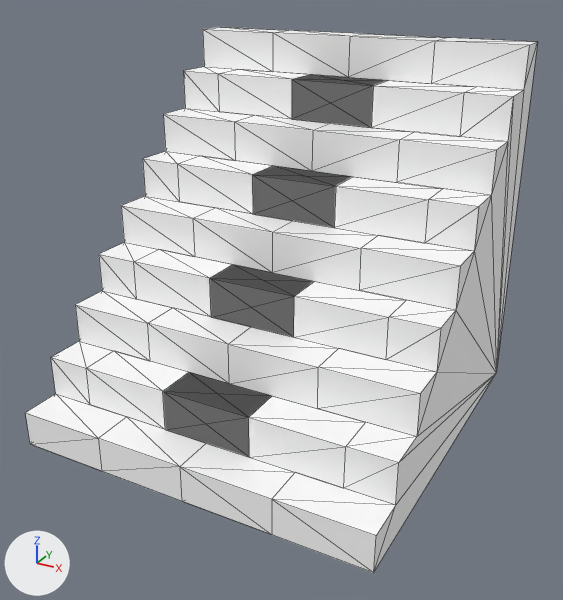
The glTF model Models/Tiles/Stairs.glb, before and after one commit.
The view is the same before and after, from a 50 mm camera at (1.9, -3.46, 1.41) aimed at (0.06, -0.1, -0.27). Every picture has the same lights, and +X, +Y and +Z are marked at lower left. The first picture is the older version. Mesh edges are drawn as thin lines. Vertices at exactly the same position are counted once.

Objects in the first picture: 'Stairs'.
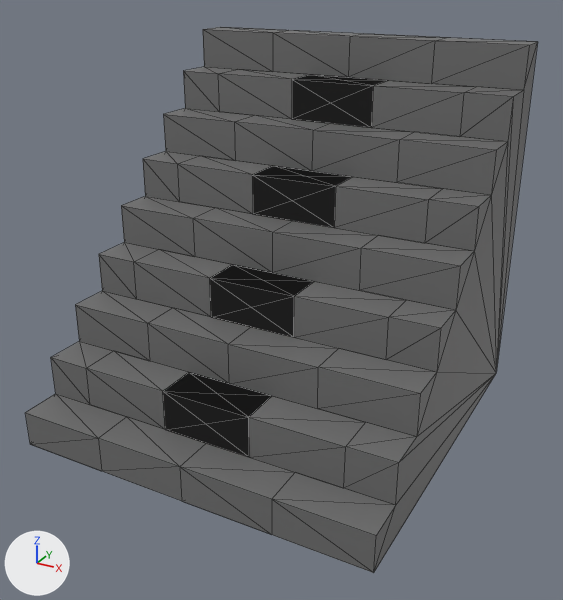
Commit message: updated materials on rock pieces

Changed parts and their boxes [x1, y1, x2, y2] in the pictures (563 x 600 px):
part 1 of me_cube_001, recoloured (white to dark grey): [25, 29, 529, 573] in both
part 2 of me_cube_001, recoloured (white to dark grey): [25, 27, 536, 536] in both
part 3 of me_cube_001, recoloured (white to dark grey): [374, 42, 538, 572] in both

Edits to the bpy script that builds the scene:
```text
Add mat_rock:
    mat_rock = principled_material('Rock')
    mat_rock.base_color = (0.156, 0.156, 0.156)  # dark grey #6e6e6e
Change me_cube_001:
    where me_cube_001.from_pydata(...)  # 134 vertices, 220 faces; spans x -1.0..1.0, y -1.0..1.0, z -1.0..1.0
    used by ob_stairs; location = (0.0, 0.0, 0.0)
    me_cube_001 part 1: all 88 faces that had it switch from mat_stairmatbakeable1 (white #ffffff) to mat_rock (dark grey #6e6e6e)
    me_cube_001 part 2: all 88 faces that had it switch from mat_stairmatbakeable2 (white #ffffff) to mat_rock (dark grey #6e6e6e)
    me_cube_001 part 3: all 44 faces that had it switch from mat_stairmatbakeable3 (white #ffffff) to mat_rock (dark grey #6e6e6e)
```
